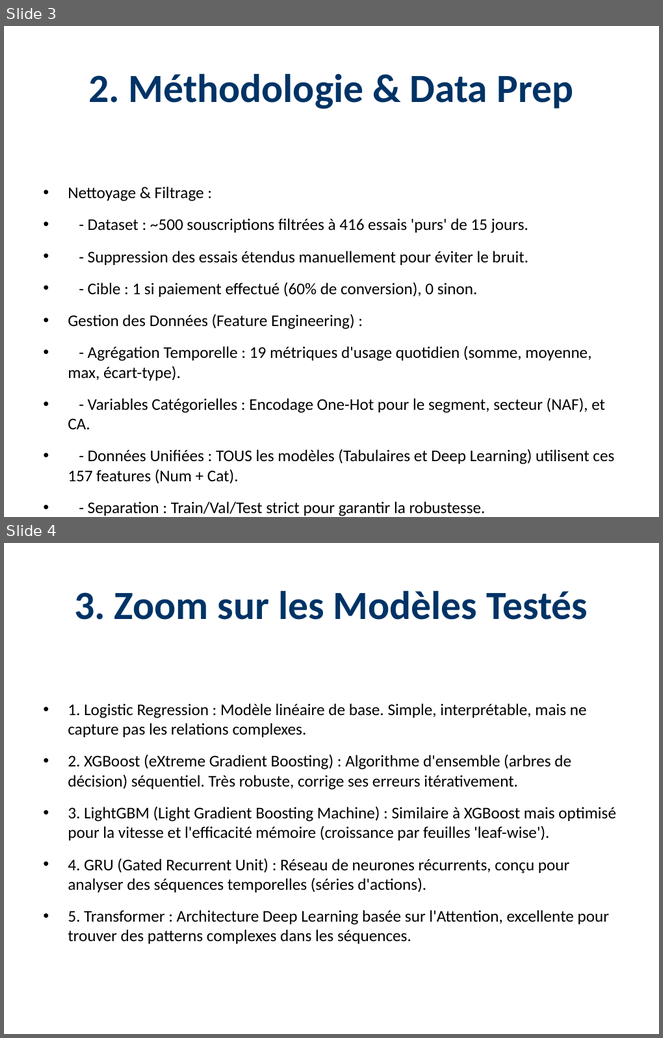
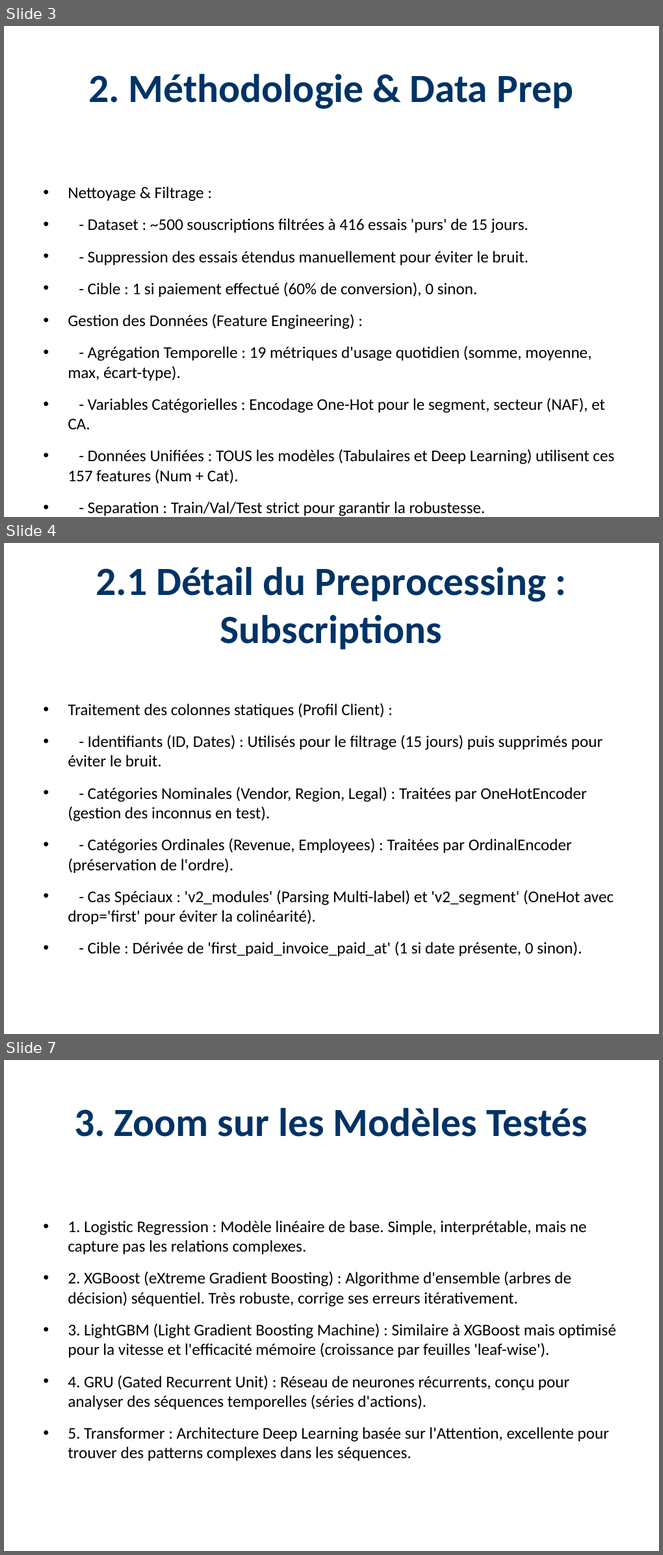
Before and after one commit to Paulino-Cristovao/churn_predictions, a slide deck: Presentations_Resultats_Projet.pptx. Shown one above the other, each under a label of ours: slides 3 and 4 before the commit, slides 3, 4 and 7 after it; the slides between them are not shown. The pictures are 663x1038 and 663x1555 pixels, drawn with LibreOffice and Linux fonts; fonts in the diff are those of the drawing. Boxes give left, top, right and bottom in pixels: in the first picture for what was removed or moved away, otherwise in the second. Text is boxed around its words. In the diff, an @@ line names an element or a change of style, - is before the commit and + after.

```diff
--- a/Presentations_Resultats_Projet.pptx
+++ b/Presentations_Resultats_Projet.pptx
@@ slide 4 added at (4, 543, 659, 1034), background #FFFFFF @@
@@ title added at (96, 566, 546, 650), 44 pt, text #003366, bold @@
+2.1 Détail du Preprocessing : Subscriptions
@@ text added at (68, 703, 614, 956), 18 pt, text #000000 @@
+• Traitement des colonnes statiques (Profil Client) :
+• - Identifiants (ID, Dates) : Utilisés pour le filtrage (15 jours) puis supprimés pour éviter le bruit.
+• - Catégories Nominales (Vendor, Region, Legal) : Traitées par OneHotEncoder (gestion des inconnus en test).
+• - Catégories Ordinales (Revenue, Employees) : Traitées par OrdinalEncoder (préservation de l'ordre).
+• - Cas Spéciaux : 'v2_modules' (Parsing Multi-label) et 'v2_segment' (OneHot avec drop='first' pour éviter la colinéarité).
+• - Cible : Dérivée de 'first_paid_invoice_paid_at' (1 si date présente, 0 sinon).
@@ what was slide 4 is now slide 7 @@
```
Also in this commit, not shown: 1 slide changed, 4 other slides added, 20 other files.
